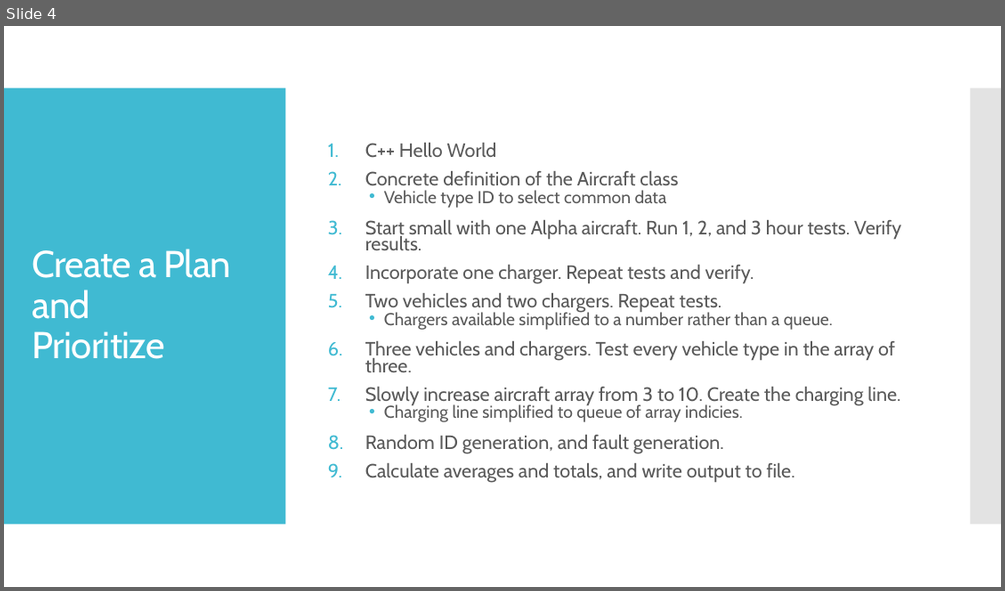
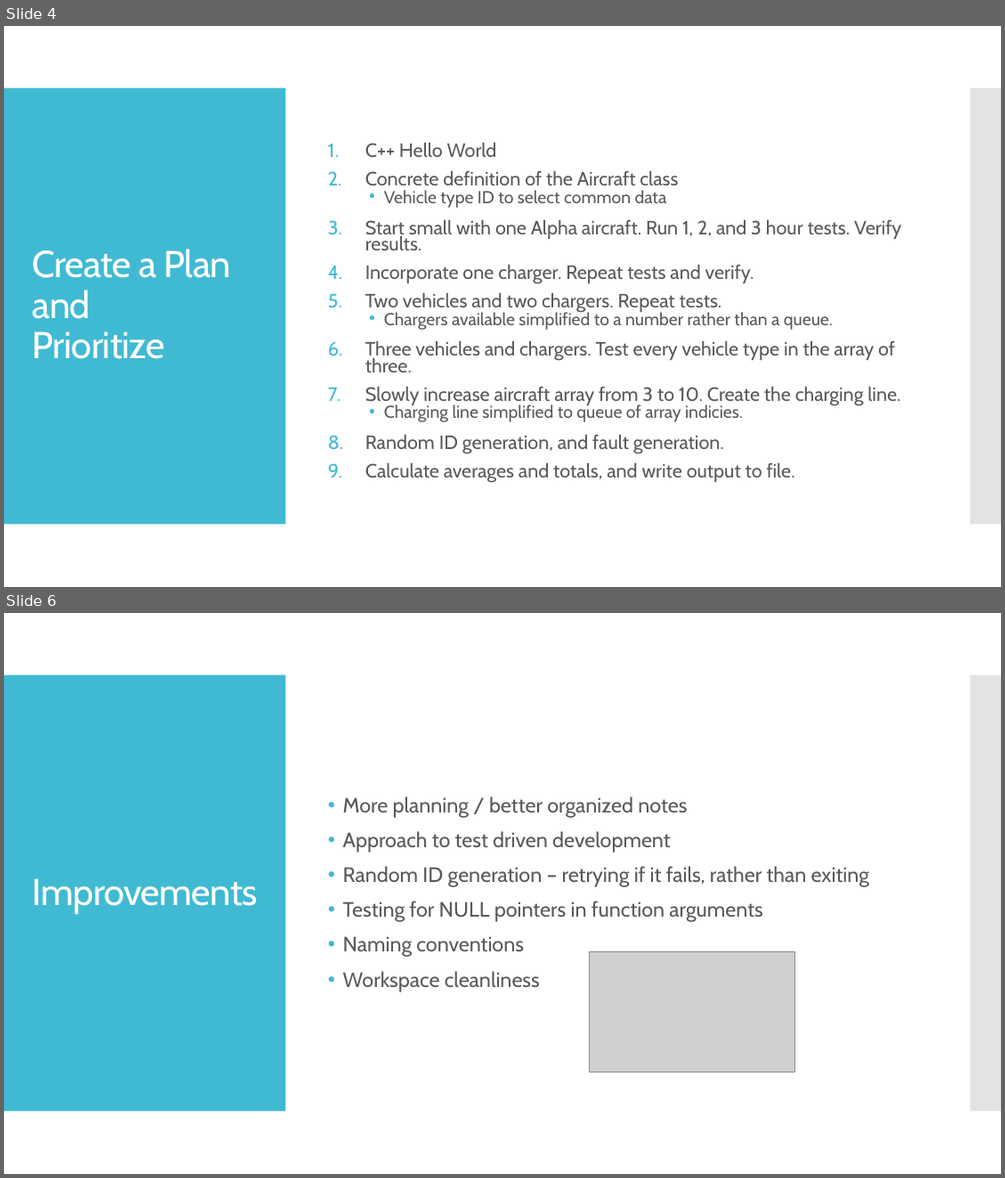
Before and after one commit to kjnorth/JobyEVtolSim, a slide deck: notes/joby_evtol_presentation.pptx. Shown one above the other, each under a label of ours: slide 4 before the commit, slides 4 and 6 after it; the slides between them are not shown. The pictures are 1005x591 and 1005x1178 pixels, drawn with LibreOffice and Linux fonts; fonts in the diff are those of the drawing; grey boxes stand for pictures. Boxes give left, top, right and bottom in pixels: in the first picture for what was removed or moved away, otherwise in the second. Text is boxed around its words. In the diff, an @@ line names an element or a change of style, - is before the commit and + after.

```diff
--- a/notes/joby_evtol_presentation.pptx
+++ b/notes/joby_evtol_presentation.pptx
@@ slide 6 added at [4,613,1001,1174], background #FFFFFF; not listed: 2 template elements that a slide beside it also shows @@
@@ text added at [343,796,869,992], 20 pt, text #595959 @@
+• More planning / better organized notes
+• Approach to test driven development
+• Random ID generation – retrying if it fails, rather than exiting
+• Testing for NULL pointers in function arguments
+• Naming conventions
+• Workspace cleanliness
@@ title added at [32,878,258,914], 36 pt, text #FFFFFF @@
+Improvements
@@ picture added at [589,951,794,1072] @@
```
Also in this commit, not shown: 3 slides changed, 2 other slides added, 3 slides removed.
